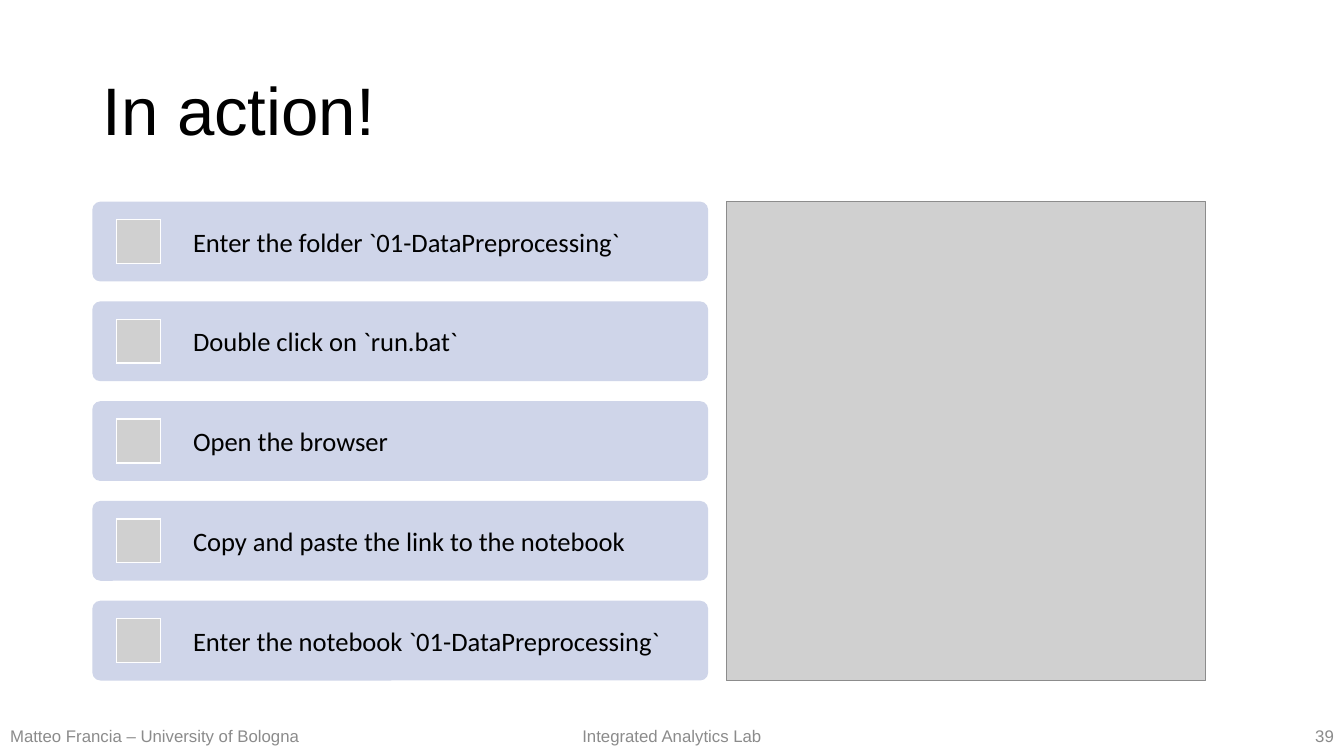
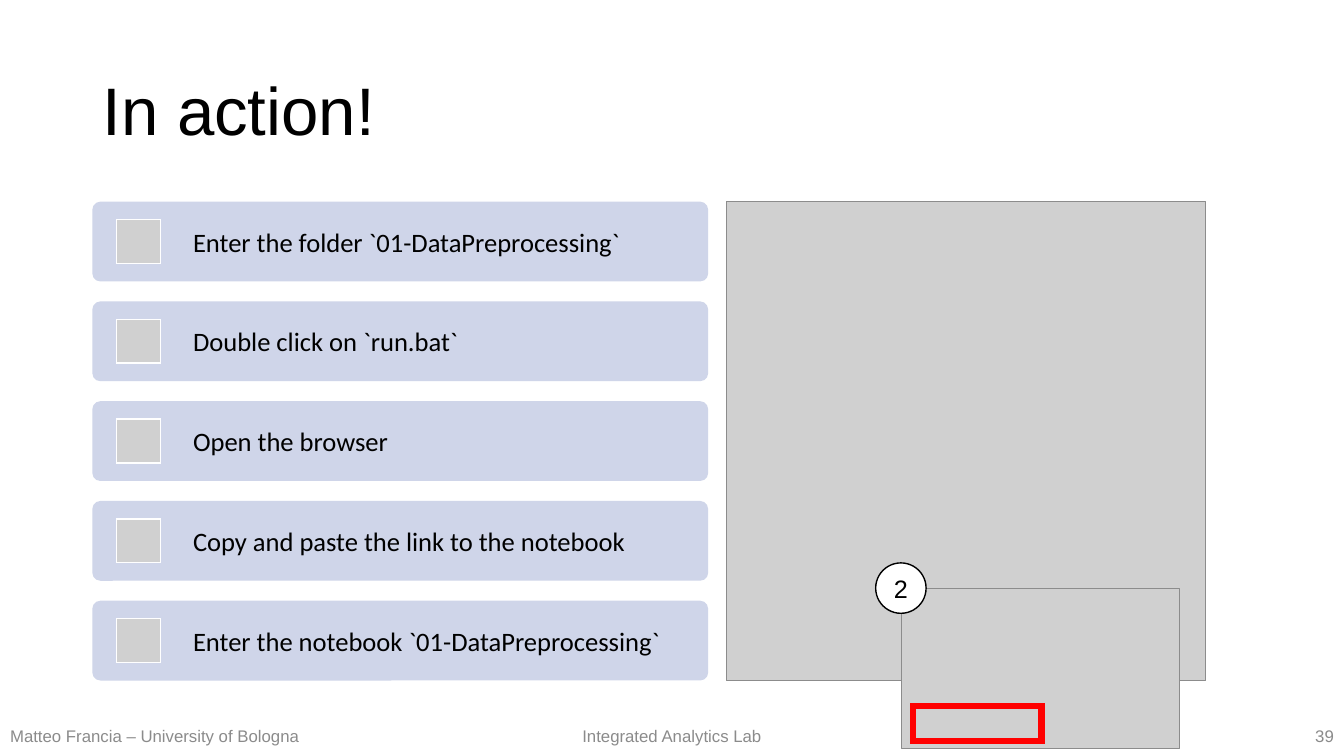
Before and after one commit to w4bo/teaching-handsondatapipelines, a slide deck: slide 39 of 01-DataPreprocessing/01-slides.pptx. Drawn at 1344x756 pixels with LibreOffice and Linux fonts; fonts in the diff are those of the drawing; grey boxes stand for pictures. Boxes give left, top, right and bottom in pixels: in the first picture for what was removed or moved away, otherwise in the second. Text is boxed around its words. In the diff, an @@ line names an element or a change of style, - is before the commit and + after.

```diff
--- a/01-DataPreprocessing/01-slides.pptx
+++ b/01-DataPreprocessing/01-slides.pptx
@@ ellipse added at [876,563,927,613], fill #FFFFFF, outline #000000 1 pt, 18 pt, text #000000 @@
+2
@@ picture added at [902,588,1181,748] @@
@@ rectangle added at [913,707,1043,742], outline #FF0000 4.5 pt @@
```
Also in this commit, not shown: 6 other files.
